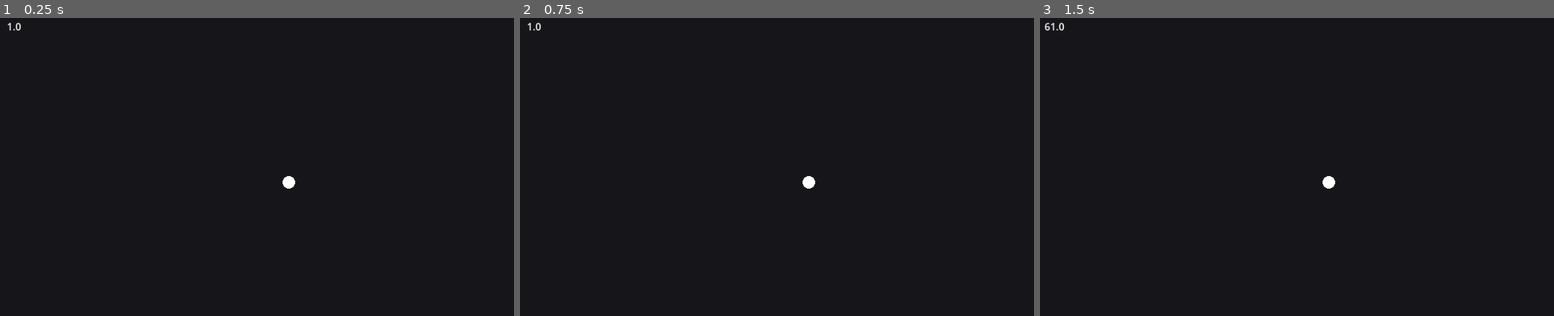
Above: before the commit, frames 1-3 (left to right).
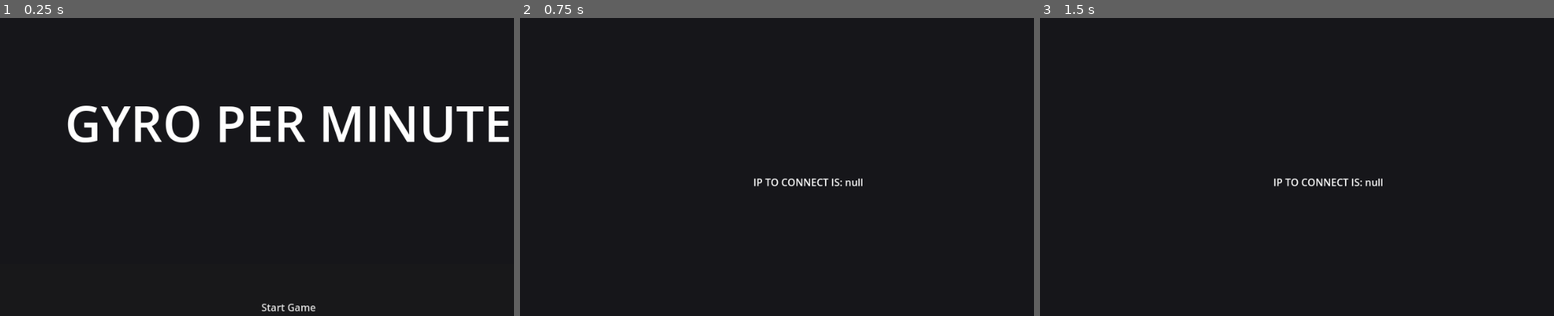
Above: after the commit, the same moments.

Repository: toomcis/GyroPerMinute
Game: Godot game, scene res://GameScene/MainMenu/MainMenu.tscn
Same seed, same stepped clock (60 frames per second), same inputs: the game is played once before the commit and once after it. Before the commit the project starts from res://control.tscn.
Inputs (mouse positions are in pixels of both pictures, inside the frame that each line leads up to):
- Up to frame 1 (0.25 s): no input
- Up to frame 2 (0.75 s): click (807, 307) at 0.5 s, where only the run after the commit has a clickable "Start Game"
- Up to frame 3 (1.5 s): tap Enter at 1.25 s

The runs differ from the first frame. In frame 1, 4.7% of the frame differs, in the area x 1-100%, y 1-99%; in frame 2, 0.4%; in frame 3, 0.4%.

Commit message:
added a super basic main menu, added multiple players

Diff:
--- /dev/null
+++ b/GameScene/Debug Scene/MainDebug.gd
@@ -0,0 +1,71 @@
+extends Control
+
+@onready var IPLabel = $RichTextLabel
+
+var multiplayer_peer = ENetMultiplayerPeer.new()
+const PORT = 7183
+var ListOfPlayers = [0]
+
+func _ready():
+
+	var err = multiplayer_peer.create_server(PORT)
+	if err != OK:
+		print("Error starting Game server: ", err)
+		return
+
+	# Assign the multiplayer peer to the scene
+	multiplayer.multiplayer_peer = multiplayer_peer
+
+	# Connect to multiplayer signals
+	multiplayer.peer_connected.connect(_on_peer_connected)
+	multiplayer.peer_disconnected.connect(_on_peer_disconnected)
+
+	print("Server listening on port %d" % PORT)
+
+	IPLabel.text = "Number of players = " + str(len(ListOfPlayers) - 1)# Add IP to connect instead of number of players
+
+func _process(delta):
+	pass
+
+func _on_peer_connected(id):
+	print("Peer connected: %s" % id)
+	ListOfPlayers.append(id)
+	var NewPlayer = load("res://Player.tscn").instantiate()
+	add_child(NewPlayer)
+	NewPlayer.position = get_viewport().size / 2
+
+func _on_peer_disconnected(id):
+	print("⚠️ Peer disconnected: %s" % id)
+
+func getPlayerOffID(id):
+	return get_child(ListOfPlayers.find(id))
+
+@rpc("any_peer")
+func sentPlayerColor(sentColor):
+	var player = getPlayerOffID(multiplayer.get_remote_sender_id())
+	player.get_child(0).texture.gradient.set_color(0, sentColor)
+	player.get_child(0).get_child(0).default_color = sentColor
+
+@rpc("any_peer")
+func send_gyro(GyroData):
+
+	var DPI = (get_viewport().size.x + get_viewport().size.y) / 160
+	var player = getPlayerOffID(multiplayer.get_remote_sender_id())
+
+	if player.position.x >= get_viewport().size.x:
+		player.position.x = 0
+	elif player.position.x <= 0:
+		player.position.x = get_viewport().size.x
+
+	if player.position.y >= get_viewport().size.y:
+		player.position.y = 0
+	elif player.position.y <= 0:
+		player.position.y = get_viewport().size.y
+
+
+	player.position.x += GyroData.z * -DPI
+	player.position.y += GyroData.x * -DPI
+
+@rpc("any_peer")
+func send_print():
+	print("Recieved a signal")
--- /dev/null
+++ b/GameScene/Debug Scene/MainDebug.tscn
@@ -0,0 +1,24 @@
+[gd_scene load_steps=2 format=3 uid="uid://by8iuxuqcfkpq"]
+
+[ext_resource type="Script" uid="uid://bvq8gcc1cuiv5" path="res://GameScene/Debug Scene/MainDebug.gd" id="1_r181u"]
+
+[node name="Control" type="Control"]
+layout_mode = 3
+anchors_preset = 15
+anchor_right = 1.0
+anchor_bottom = 1.0
+grow_horizontal = 2
+grow_vertical = 2
+script = ExtResource("1_r181u")
+
+[node name="RichTextLabel" type="RichTextLabel" parent="."]
+layout_mode = 1
+anchors_preset = 15
+anchor_right = 1.0
+anchor_bottom = 1.0
+grow_horizontal = 2
+grow_vertical = 2
+text = "IP TO CONNECT IS: null"
+fit_content = true
+horizontal_alignment = 1
+vertical_alignment = 1
--- /dev/null
+++ b/GameScene/MainMenu/MainMenu.tscn
@@ -0,0 +1,41 @@
+[gd_scene load_steps=3 format=3 uid="uid://cpah3vsg1d0io"]
+
+[ext_resource type="Script" uid="uid://dsqbwafflkt5y" path="res://GameScene/MainMenu/button.gd" id="1_ko5bc"]
+
+[sub_resource type="LabelSettings" id="LabelSettings_8cs1s"]
+line_spacing = 9.0
+font_size = 80
+
+[node name="MainMenu" type="Control"]
+layout_mode = 3
+anchors_preset = 15
+anchor_right = 1.0
+anchor_bottom = 1.0
+grow_horizontal = 2
+grow_vertical = 2
+
+[node name="Label" type="Label" parent="."]
+layout_mode = 1
+anchors_preset = 15
+anchor_right = 1.0
+anchor_bottom = 1.0
+grow_horizontal = 2
+grow_vertical = 2
+text = "
+GYRO PER MINUTE"
+label_settings = SubResource("LabelSettings_8cs1s")
+horizontal_alignment = 1
+
+[node name="Button" type="Button" parent="Label"]
+layout_mode = 1
+anchors_preset = -1
+anchor_top = 0.8
+anchor_right = 1.0
+anchor_bottom = 1.0
+offset_top = -31.0
+grow_horizontal = 2
+grow_vertical = 0
+text = "Start Game"
+script = ExtResource("1_ko5bc")
+
+[connection signal="pressed" from="Label/Button" to="Label/Button" method="_on_pressed"]
--- /dev/null
+++ b/GameScene/MainMenu/button.gd
@@ -0,0 +1,5 @@
+extends Button
+
+
+func _on_pressed() -> void:
+	get_tree().change_scene_to_file("res://GameScene/Debug Scene/MainDebug.tscn")
--- /dev/null
+++ b/GameScene/MainMenu/container.gd
@@ -0,0 +1,19 @@
+extends Container
+
+@onready var gameLabel = $MainMenuTitle
+var everythingReady = false
+
+# Called when the node enters the scene tree for the first time.
+func _ready() -> void:
+	gameLabel.text = "GYRO PER MINUTE"
+	gameLabel.position = get_viewport().size / 2
+	everythingReady = true
+
+# Called every frame. 'delta' is the elapsed time since the previous frame.
+func _process(delta: float) -> void:
+	pass
+
+
+func _on_resized() -> void:
+	if everythingReady:
+		gameLabel.position = get_viewport().size / 2
--- a/Player.tscn
+++ /dev/null
@@ -1,21 +0,0 @@
-[gd_scene load_steps=4 format=3 uid="uid://bm3bc8vpoayih"]
-
-[ext_resource type="Script" uid="uid://bm3uqh6emy5ho" path="res://trailLine.gd" id="1_xhfnw"]
-
-[sub_resource type="SphereMesh" id="SphereMesh_62e2m"]
-
-[sub_resource type="Curve" id="Curve_62e2m"]
-_data = [Vector2(0, 0), 0.0, 0.0, 0, 0, Vector2(1, 1), 0.0, 0.0, 0, 0]
-point_count = 2
-
-[node name="Node2D" type="Node2D"]
-
-[node name="MeshInstance2D" type="MeshInstance2D" parent="."]
-position = Vector2(480, 270)
-scale = Vector2(20, 20)
-mesh = SubResource("SphereMesh_62e2m")
-
-[node name="Line2D" type="Line2D" parent="MeshInstance2D"]
-top_level = true
-width_curve = SubResource("Curve_62e2m")
-script = ExtResource("1_xhfnw")
--- /dev/null
+++ b/Player/Player.tscn
@@ -0,0 +1,30 @@
+[gd_scene load_steps=6 format=3 uid="uid://bm3bc8vpoayih"]
+
+[ext_resource type="Script" uid="uid://bm3uqh6emy5ho" path="res://Player/trailLine.gd" id="1_3qydi"]
+
+[sub_resource type="SphereMesh" id="SphereMesh_62e2m"]
+
+[sub_resource type="Gradient" id="Gradient_xhfnw"]
+interpolation_mode = 1
+offsets = PackedFloat32Array(0)
+colors = PackedColorArray(0, 1, 0, 1)
+
+[sub_resource type="GradientTexture1D" id="GradientTexture1D_kpjcp"]
+gradient = SubResource("Gradient_xhfnw")
+
+[sub_resource type="Curve" id="Curve_62e2m"]
+_data = [Vector2(0, 0), 0.0, 0.0, 0, 0, Vector2(1, 1), 0.0, 0.0, 0, 0]
+point_count = 2
+
+[node name="Node2D" type="Node2D"]
+
+[node name="MeshInstance2D" type="MeshInstance2D" parent="."]
+scale = Vector2(20, 20)
+mesh = SubResource("SphereMesh_62e2m")
+texture = SubResource("GradientTexture1D_kpjcp")
+
+[node name="Line2D" type="Line2D" parent="MeshInstance2D"]
+top_level = true
+width_curve = SubResource("Curve_62e2m")
+default_color = Color(0, 0, 0.847059, 1)
+script = ExtResource("1_3qydi")
--- a/control.gd
+++ /dev/null
@@ -1,72 +0,0 @@
-extends Control
-
-@onready var fpsLabel = $RichTextLabel
-@onready var ArrowMesh = $Node2D/MeshInstance2D
-
-var multiplayer_peer = ENetMultiplayerPeer.new()
-const PORT = 7183
-var timeBetweenSignals = 0.0
-var ListOfPlayers = [0]
-
-func _ready():
-
-	var err = multiplayer_peer.create_server(PORT)
-	if err != OK:
-		print("Error starting Game server: ", err)
-		return
-
-	# Assign the multiplayer peer to the scene
-	multiplayer.multiplayer_peer = multiplayer_peer
-
-	# Connect to multiplayer signals
-	multiplayer.peer_connected.connect(_on_peer_connected)
-	multiplayer.peer_disconnected.connect(_on_peer_disconnected)
-
-	print("✅ Server listening on port %d" % PORT)
-
-	ArrowMesh.position = get_viewport().size
-
-func _process(delta):
-	timeBetweenSignals += delta
-	fpsLabel.text = str(Engine.get_frames_per_second())
-	print(str(get_children()))
-	print(ListOfPlayers)
-
-func _on_peer_connected(id):
-	print("✅ Peer connected: %s" % id)
-	ListOfPlayers.append(id)
-	var NewPlayer = load("res://Player.tscn")
-	add_child(NewPlayer.instantiate())
-
-func _on_peer_disconnected(id):
-	print("⚠️ Peer disconnected: %s" % id)
-
-@rpc("any_peer")
-func send_string(stringData):
-	print("📡 Received string data: ", stringData)
-
-@rpc("any_peer")
-func send_gyro(GyroData):
-	if timeBetweenSignals >= 0.2:
-		print(timeBetweenSignals)
-	timeBetweenSignals = 0
-
-
-	ArrowMesh.rotation += GyroData.y / 60
-
-	if ArrowMesh.position.x >= get_viewport().size.x - 10:
-		ArrowMesh.position.x = get_viewport().size.x - 10
-	elif ArrowMesh.position.x <= 10:
-		ArrowMesh.position.x = 10
-
-	if ArrowMesh.position.y >= get_viewport().size.y - 10:
-		ArrowMesh.position.y = get_viewport().size.y - 10
-	elif ArrowMesh.position.y <= 10:
-		ArrowMesh.position.y = 10
-
-	ArrowMesh.position.x += GyroData.z * -8
-	ArrowMesh.position.y += GyroData.x * -8
-
-@rpc("any_peer")
-func send_print():
-	print("Recieved a signal")
--- a/control.tscn
+++ /dev/null
@@ -1,24 +0,0 @@
-[gd_scene load_steps=3 format=3 uid="uid://by8iuxuqcfkpq"]
-
-[ext_resource type="Script" uid="uid://bvq8gcc1cuiv5" path="res://control.gd" id="1_0fbet"]
-[ext_resource type="PackedScene" uid="uid://bm3bc8vpoayih" path="res://Player.tscn" id="2_62e2m"]
-
-[node name="Control" type="Control"]
-layout_mode = 3
-anchors_preset = 15
-anchor_right = 1.0
-anchor_bottom = 1.0
-grow_horizontal = 2
-grow_vertical = 2
-script = ExtResource("1_0fbet")
-
-[node name="RichTextLabel" type="RichTextLabel" parent="."]
-layout_mode = 0
-offset_right = 80.0
-offset_bottom = 40.0
-text = "-1"
-fit_content = true
-horizontal_alignment = 1
-vertical_alignment = 1
-
-[node name="Node2D" parent="." instance=ExtResource("2_62e2m")]
--- a/icon.svg
+++ /dev/null
@@ -1 +0,0 @@
-<svg xmlns="http://www.w3.org/2000/svg" width="128" height="128"><rect width="124" height="124" x="2" y="2" fill="#363d52" stroke="#212532" stroke-width="4" rx="14"/><g fill="#fff" transform="translate(12.322 12.322)scale(.101)"><path d="M105 673v33q407 354 814 0v-33z"/><path fill="#478cbf" d="m105 673 152 14q12 1 15 14l4 67 132 10 8-61q2-11 15-15h162q13 4 15 15l8 61 132-10 4-67q3-13 15-14l152-14V427q30-39 56-81-35-59-83-108-43 20-82 47-40-37-88-64 7-51 8-102-59-28-123-42-26 43-46 89-49-7-98 0-20-46-46-89-64 14-123 42 1 51 8 102-48 27-88 64-39-27-82-47-48 49-83 108 26 42 56 81zm0 33v39c0 276 813 276 814 0v-39l-134 12-5 69q-2 10-14 13l-162 11q-12 0-16-11l-10-65H446l-10 65q-4 11-16 11l-162-11q-12-3-14-13l-5-69z"/><path d="M483 600c0 34 58 34 58 0v-86c0-34-58-34-58 0z"/><circle cx="725" cy="526" r="90"/><circle cx="299" cy="526" r="90"/></g><g fill="#414042" transform="translate(12.322 12.322)scale(.101)"><circle cx="307" cy="532" r="60"/><circle cx="717" cy="532" r="60"/></g></svg>
--- a/project.godot
+++ b/project.godot
@@ -11,7 +11,7 @@
 [application]
 
 config/name="GameServer"
-run/main_scene="uid://by8iuxuqcfkpq"
+run/main_scene="uid://cpah3vsg1d0io"
 config/features=PackedStringArray("4.4", "Forward Plus")
 config/icon="res://icon.svg"
 
Renamed: control.gd.uid -> GameScene/Debug Scene/MainDebug.gd.uid
Not shown, added: GameScene/MainMenu/button.gd.uid
Not shown, added: GameScene/MainMenu/container.gd.uid
Renamed: trailLine.gd -> Player/trailLine.gd
Renamed: trailLine.gd.uid -> Player/trailLine.gd.uid
Not shown, removed: icon.svg.import
